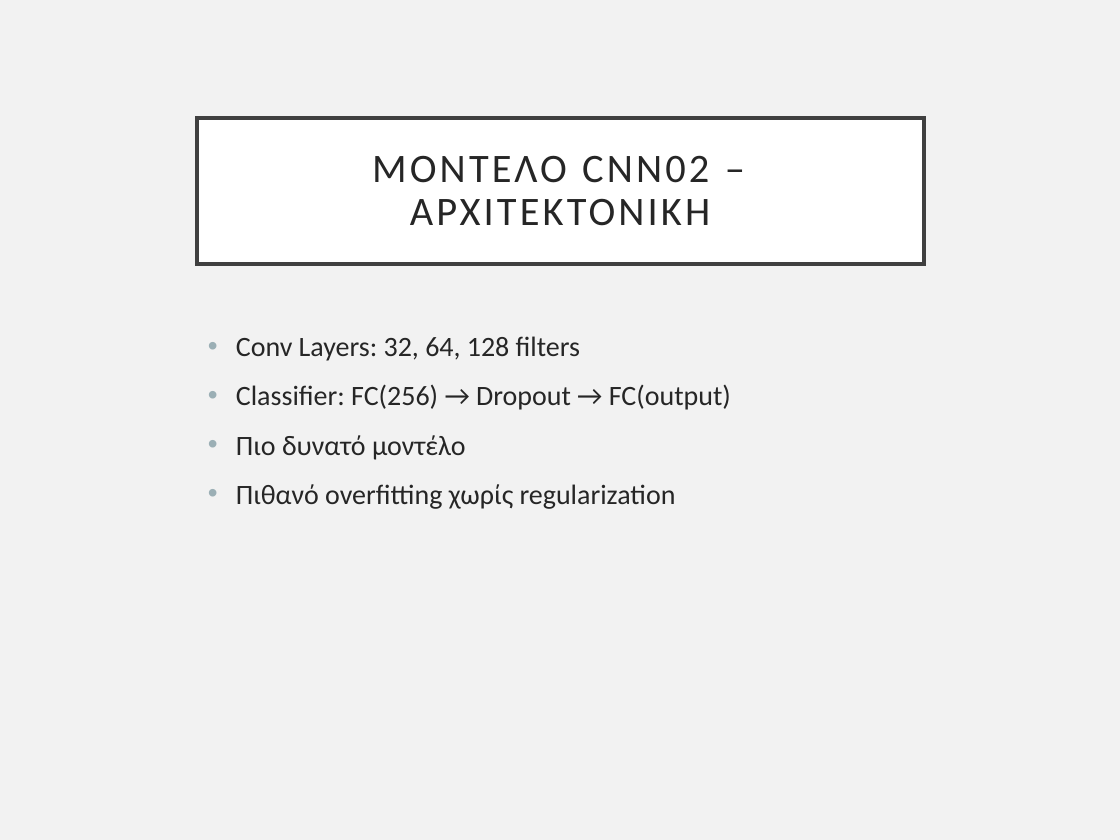
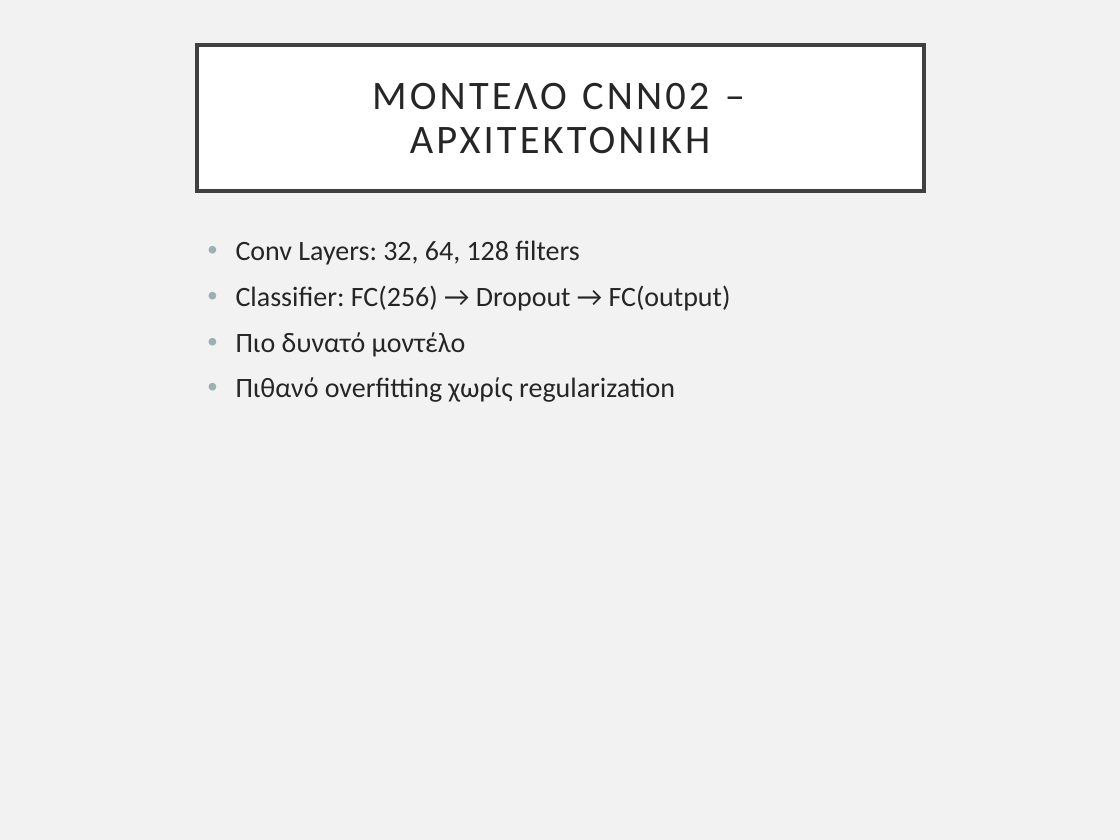
Before and after one commit to pkatpk/see-animal-dl, a slide deck: slide 8 of slides/Project_Presentation_v1_12.06.2025.pptx. Drawn at 1120x840 pixels with LibreOffice and Linux fonts; fonts in the diff are those of the drawing. Boxes give left, top, right and bottom in pixels: in the first picture for what was removed or moved away, otherwise in the second. Text is boxed around its words. In the diff, an @@ line names an element or a change of style, - is before the commit and + after.

```diff
--- a/slides/Project_Presentation_v1_12.06.2025.pptx
+++ b/slides/Project_Presentation_v1_12.06.2025.pptx
@@ title "ΜΟΝΤΕΛΟ CNN02 – ΑΡΧΙΤΕΚΤΟΝΙΚΗ": place and size @@
-title "ΜΟΝΤΕΛΟ CNN02 – ΑΡΧΙΤΕΚΤΟΝΙΚΗ" at [197, 118, 924, 263]
+title "ΜΟΝΤΕΛΟ CNN02 – ΑΡΧΙΤΕΚΤΟΝΙΚΗ" at [197, 46, 924, 192]
@@ text "Conv Layers: 32, 64, 128 ...": place and size @@
-text "Conv Layers: 32, 64, 128 ..." at [236, 336, 731, 509]
+text "Conv Layers: 32, 64, 128 ..." at [236, 240, 731, 402]
@@ text "Conv Layers: 32, 64, 128 ..." at [236, 240, 731, 402]: line spacing 1 to 0.9 @@
```
Also in this commit, not shown: 3 other slides changed, 2 other files.
